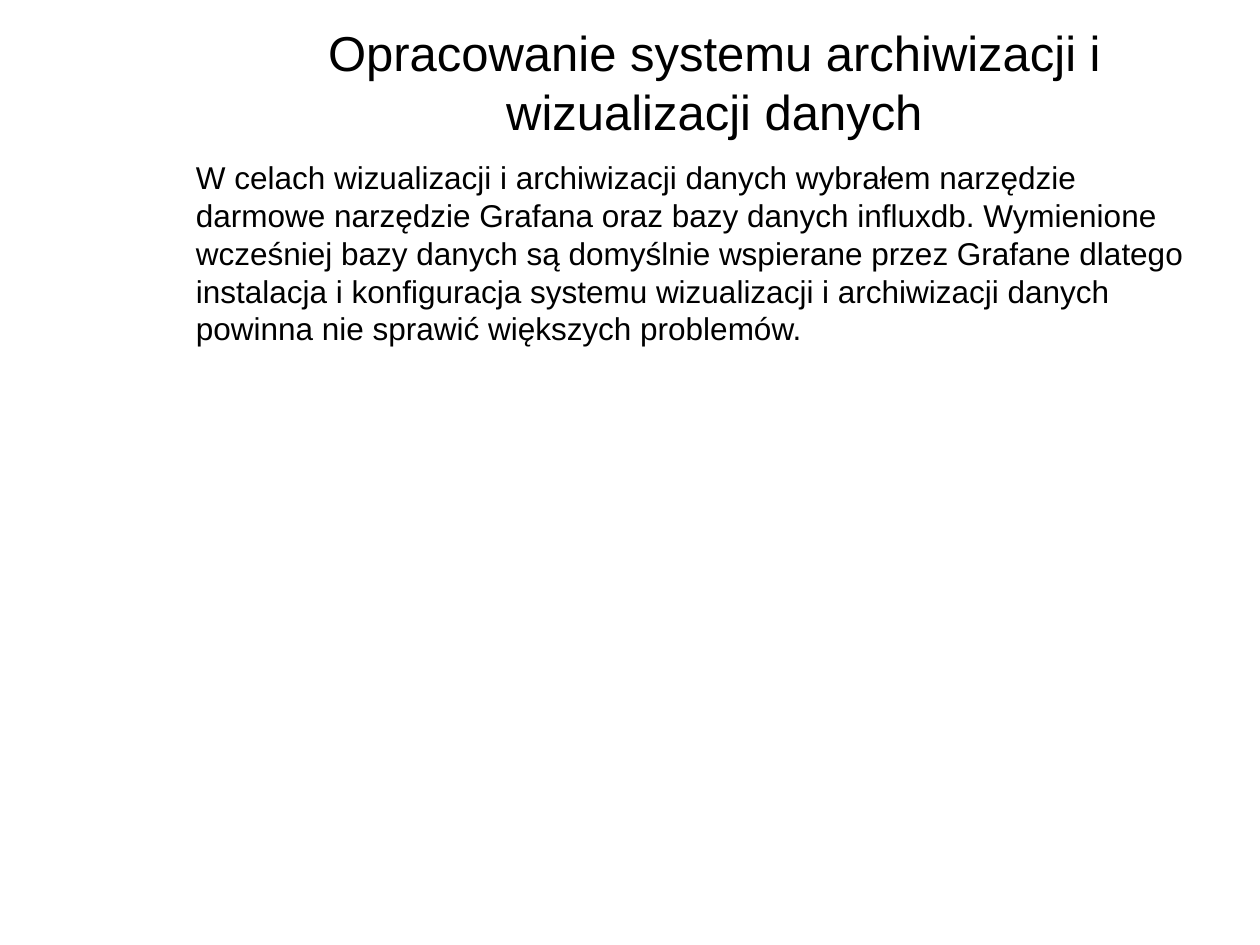
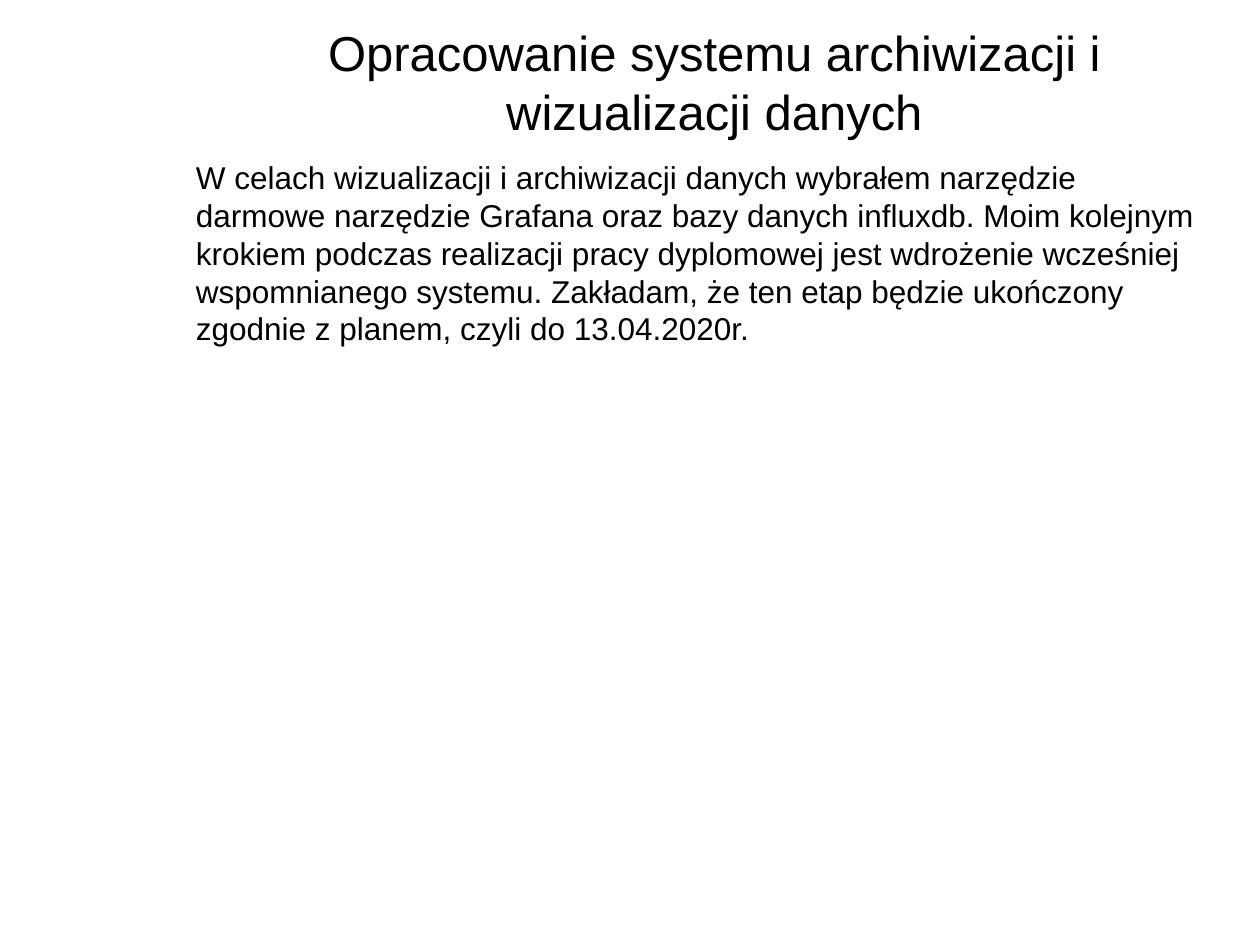
Before and after one commit to TomaszBorusiewicz/praca_magisterska, a slide deck: slide 6 of Prezentacja.pptx. Drawn at 1260x945 pixels with LibreOffice and Linux fonts; fonts in the diff are those of the drawing; background and template pictures are left out. Boxes give left, top, right and bottom in pixels: in the first picture for what was removed or moved away, otherwise in the second. Text is boxed around its words. In the diff, an @@ line names an element or a change of style, - is before the commit and + after.

```diff
--- a/Prezentacja.pptx
+++ b/Prezentacja.pptx
@@ text at (196,166,1193,346): text changed @@
-W celach wizualizacji i archiwizacji danych wybrałem narzędzie darmowe narzędzie Grafana oraz bazy danych influxdb. Wymienione wcześniej bazy danych są domyślnie wspierane przez Grafane dlatego instalacja i konfiguracja systemu wizualizacji i archiwizacji danych powinna nie sprawić większych problemów.
+W celach wizualizacji i archiwizacji danych wybrałem narzędzie darmowe narzędzie Grafana oraz bazy danych influxdb. Moim kolejnym krokiem podczas realizacji pracy dyplomowej jest wdrożenie wcześniej wspomnianego systemu. Zakładam, że ten etap będzie ukończony zgodnie z planem, czyli do 13.04.2020r.
```
Also in this commit, not shown: 2 other files.
